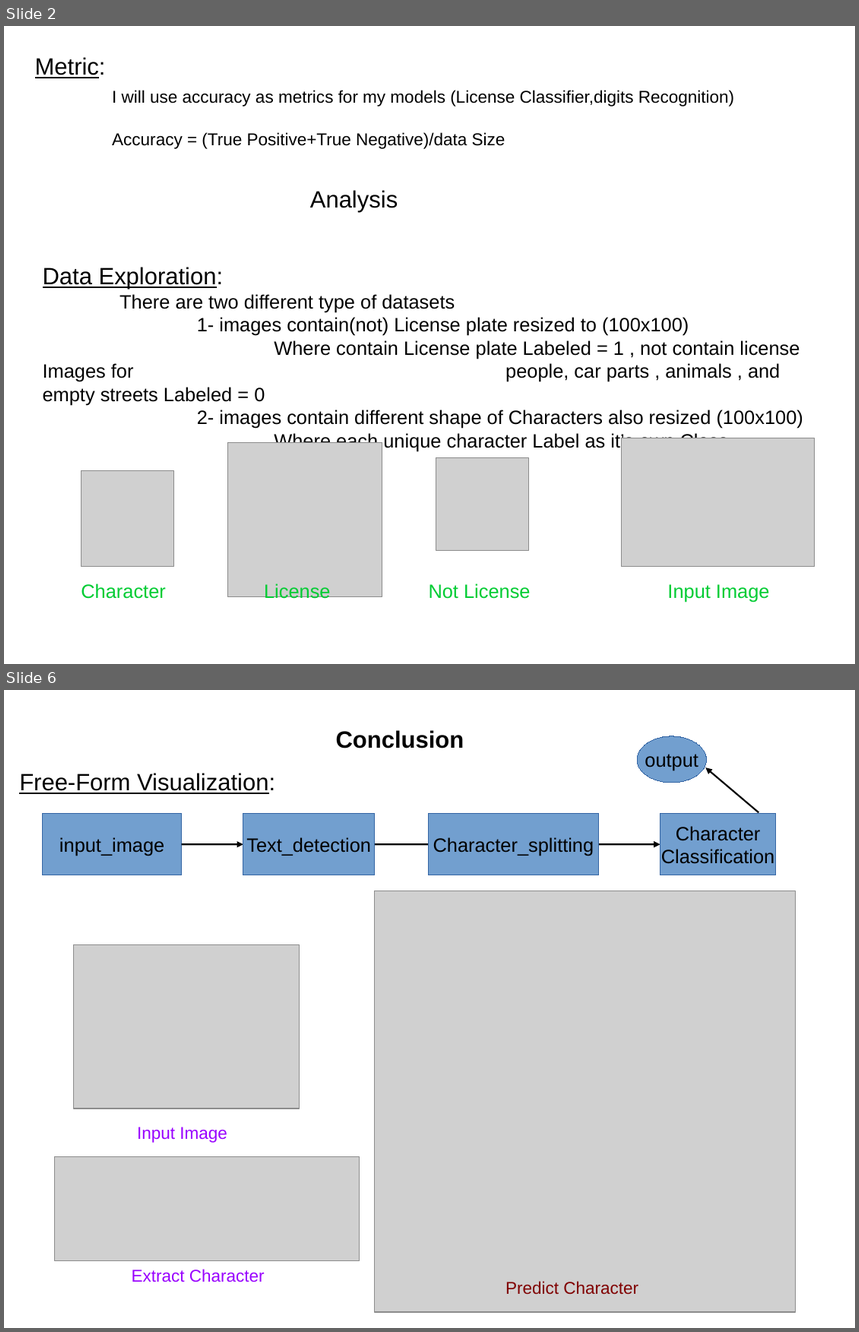
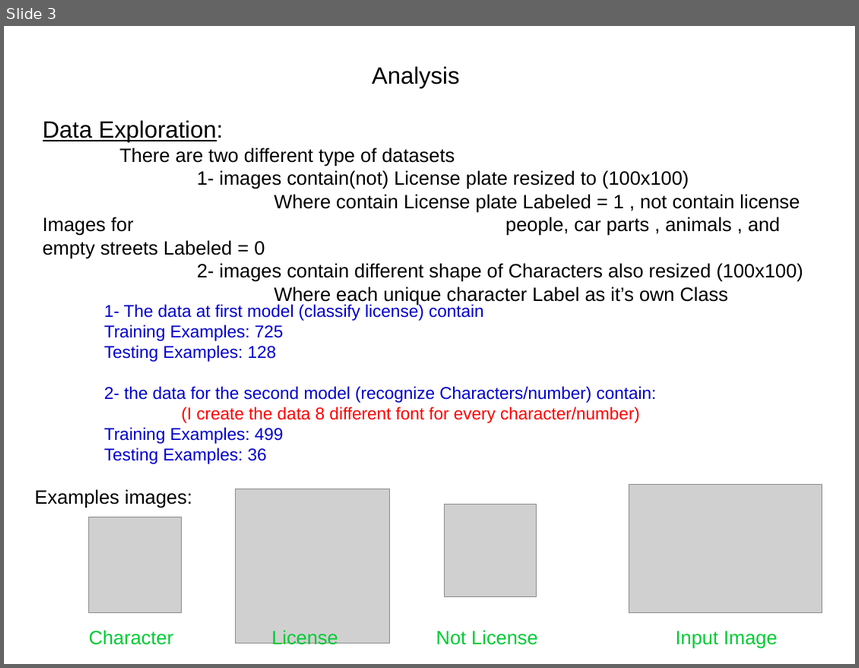
Before and after one commit to Gelboo/finalProject-LicencePlate-, a slide deck: project report.odp. Shown one above the other, each under a label of ours: slides 2 and 6 before the commit, slide 3 after it; the slides between them are not shown. The pictures are 859x1332 and 859x668 pixels, drawn with LibreOffice and Linux fonts; fonts in the diff are those of the drawing; grey boxes stand for pictures. Boxes give left, top, right and bottom in pixels: in the first picture for what was removed or moved away, otherwise in the second. Text is boxed around its words. In the diff, an @@ line names an element or a change of style, - is before the commit and + after.

```diff
--- a/project report.odp
+++ b/project report.odp
@@ slide 6 removed at box(4, 690, 855, 1328), background #FFFFFF @@
@@ text removed at box(336, 730, 465, 749) @@
-Conclusion
@@ ellipse removed at box(637, 736, 707, 783) @@
-output
@@ title removed at box(19, 773, 275, 794) @@
-Free-Form Visualization:
@@ arrow removed from (759, 813) to (706, 768) @@
@@ rectangle removed at box(43, 814, 182, 875) @@
-input_image
@@ rectangle removed at box(243, 814, 375, 875) @@
-Text_detection
@@ rectangle removed at box(429, 814, 599, 875) @@
-Character_splitting
@@ rectangle removed at box(661, 814, 776, 875) @@
-Character
-Classification
@@ arrow removed from (182, 844) to (243, 844) @@
@@ arrow removed from (375, 844) to (436, 844) @@
@@ arrow removed from (599, 844) to (661, 844) @@
@@ picture removed at box(375, 891, 796, 1312) @@
@@ picture removed at box(73, 945, 299, 1109) @@
@@ text removed at box(137, 1127, 227, 1143) @@
-Input Image
@@ picture removed at box(54, 1157, 360, 1262) @@
@@ text removed at box(132, 1269, 265, 1283) @@
-Extract Character
@@ text removed at box(506, 1281, 639, 1295) @@
-Predict Character
@@ what was slide 2 is now slide 3 @@
@@ slide 3 changed as well @@
@@ title removed at box(35, 57, 734, 149) @@
-Metric:
-I will use accuracy as metrics for my models (License Classifier,digits Recognition)
-Accuracy = (True Positive+True Negative)/data Size
@@ text "Analysis": place and size @@
-text "Analysis" at box(310, 190, 398, 212)
+text "Analysis" at box(372, 66, 459, 89)
@@ text "Data Exploration:": place and size @@
-text "Data Exploration:" at box(43, 267, 804, 452)
+text "Data Exploration:" at box(43, 120, 804, 305)
@@ text added at box(104, 303, 657, 465), 16 pt, text #0000CC @@
+1- The data at first model (classify license) contain
+Training Examples: 725
+Testing Examples: 128
+2- the data for the second model (recognize Characters/number) contain:
+(I create the data 8 different font for every character/number)
+Training Examples: 499
+Testing Examples: 36
@@ text added at box(34, 490, 192, 509), 18 pt, text #000000 @@
+Examples images:
@@ 4 pictures, 4 texts: place and size @@
-4 pictures, 4 texts at box(81, 439, 815, 603)
+4 pictures, 4 texts at box(89, 485, 823, 649)
```
Also in this commit, not shown: 2 other slides changed, 10 slides added, 3 other slides removed, 10 other files.
